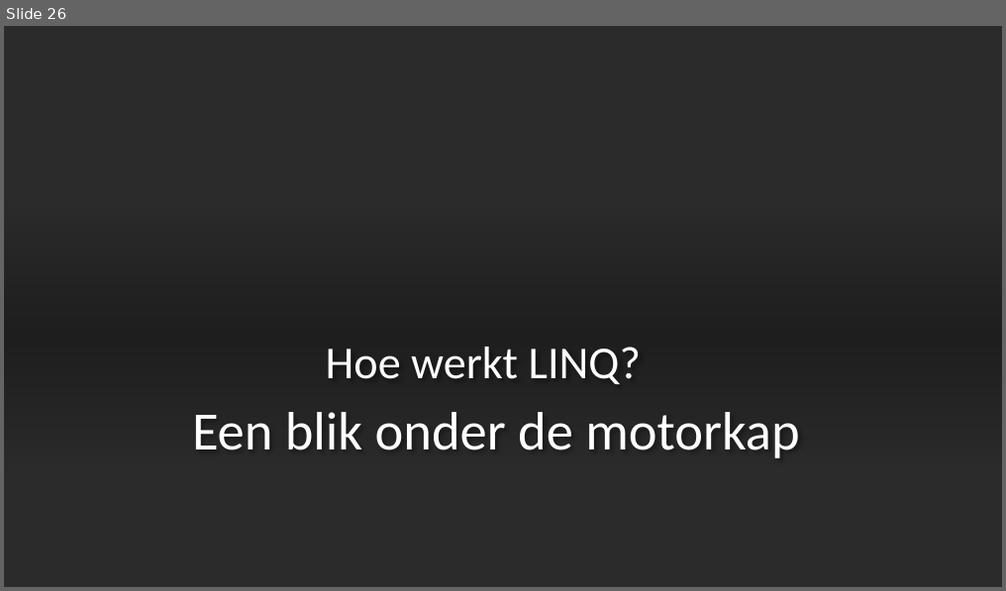
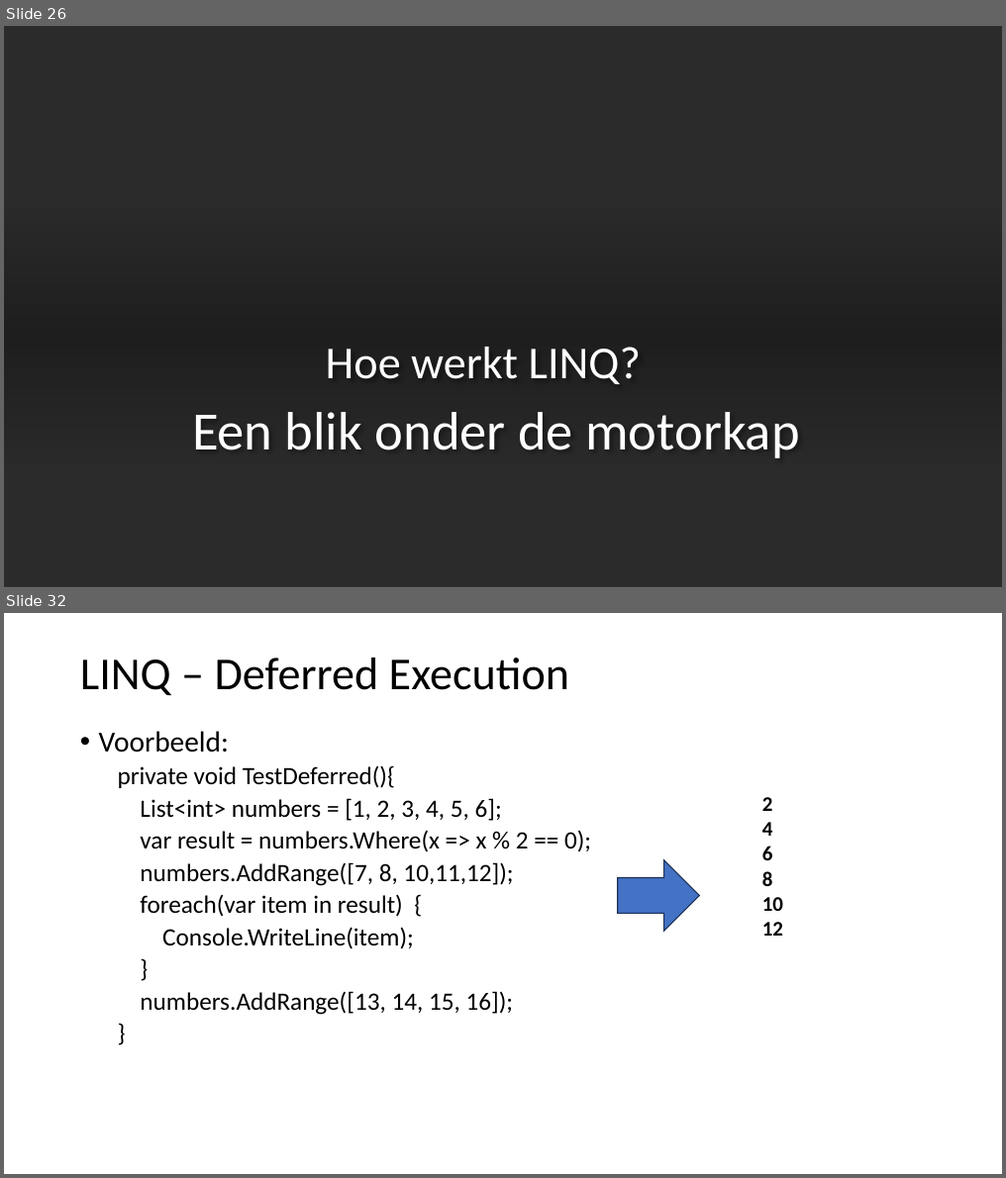
Before and after one commit to Fleximinded/SyntraAB.2024, a slide deck: !Documents/CSharp-LINQ.pptx. Shown one above the other, each under a label of ours: slide 26 before the commit, slides 26 and 32 after it; the slides between them are not shown. The pictures are 1006x591 and 1006x1178 pixels, drawn with LibreOffice and Linux fonts; fonts in the diff are those of the drawing; background and template pictures are left out; a plain dark background stands for a picture behind light text. Boxes give left, top, right and bottom in pixels: in the first picture for what was removed or moved away, otherwise in the second. Text is boxed around its words. In the diff, an @@ line names an element or a change of style, - is before the commit and + after.

Commit message:
Linq examples added

```diff
--- a/!Documents/CSharp-LINQ.pptx
+++ b/!Documents/CSharp-LINQ.pptx
@@ slide 32 added at (4, 613, 1002, 1174), background #FFFFFF @@
@@ title added at (80, 658, 569, 695), 44 pt, text #000000 @@
+LINQ – Deferred Execution
@@ text added at (99, 731, 591, 1015), 24 pt, text #000000 @@
+• Voorbeeld:
+  private void TestDeferred(){
+  List<int> numbers = [1, 2, 3, 4, 5, 6];
+  var result = numbers.Where(x => x % 2 == 0);
+  numbers.AddRange([7, 8, 10,11,12]);
+  foreach(var item in result) {
+  Console.WriteLine(item);
+  }
+  numbers.AddRange([13, 14, 15, 16]);
+  }
@@ text added at (762, 797, 783, 936), 20 pt, text #000000, bold @@
+2
+4
+6
+8
+10
+12
@@ right arrow added at (618, 861, 699, 931), fill #4472C4, outline #1E3256 1 pt @@
```
Also in this commit, not shown: 17 other slides added, 1 slide removed, 11 other files.
